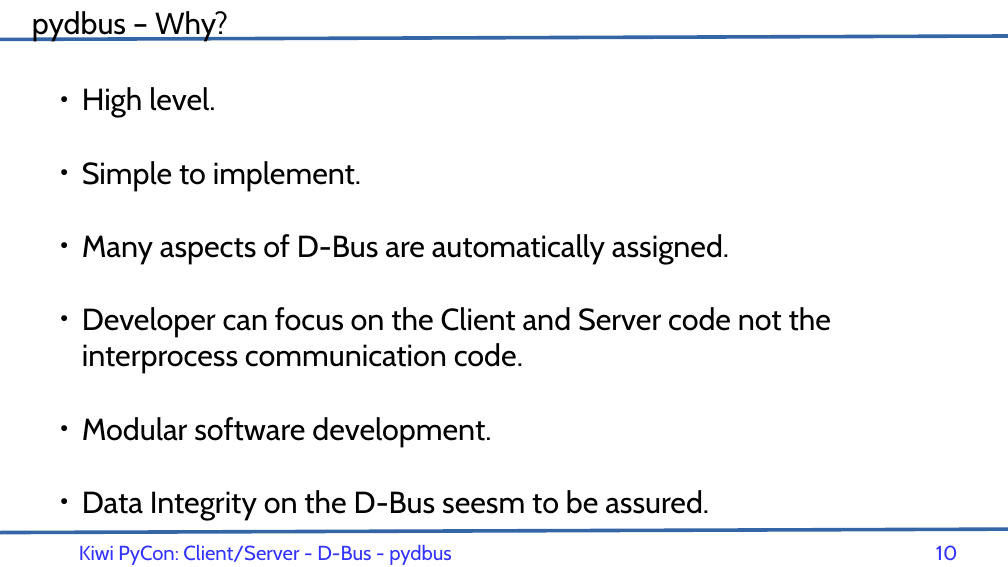
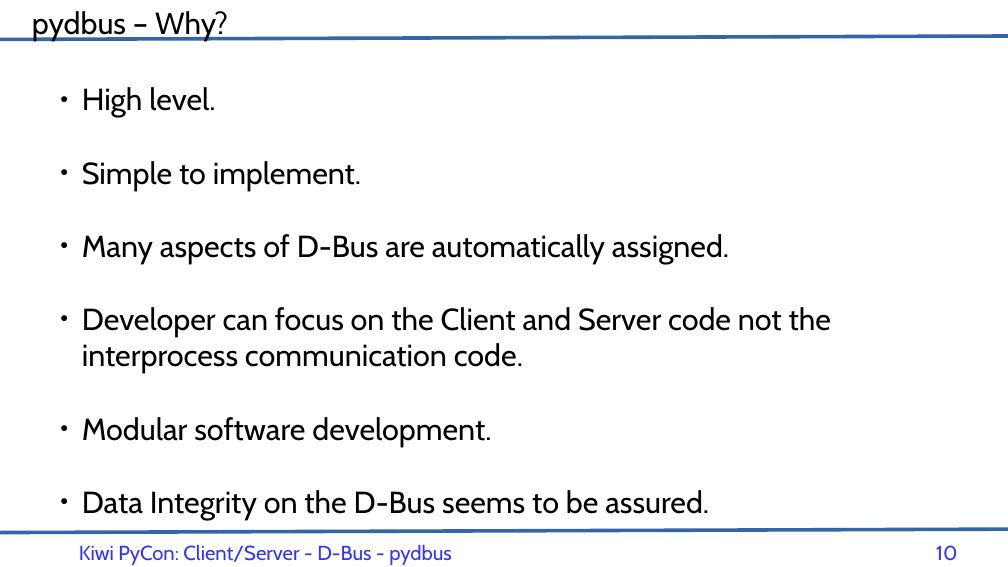
Before and after one commit to irsbugs/kiwipycon2017, a slide deck: slide 10 of KiwiPyCon2017_cs_dbus_pydbus.odp. Drawn at 1008x567 pixels with LibreOffice and Linux fonts; fonts in the diff are those of the drawing. Boxes give left, top, right and bottom in pixels: in the first picture for what was removed or moved away, otherwise in the second. Text is boxed around its words. In the diff, an @@ line names an element or a change of style, - is before the commit and + after.

Commit message:
Kiwi PyCon Presentation odp

```diff
--- a/KiwiPyCon2017_cs_dbus_pydbus.odp
+++ b/KiwiPyCon2017_cs_dbus_pydbus.odp
@@ text at (x1=82, y1=490, x2=709, y2=520): text changed @@
-● Data Integrity on the D-Bus seesm to be assured.
+● Data Integrity on the D-Bus seems to be assured.
```
